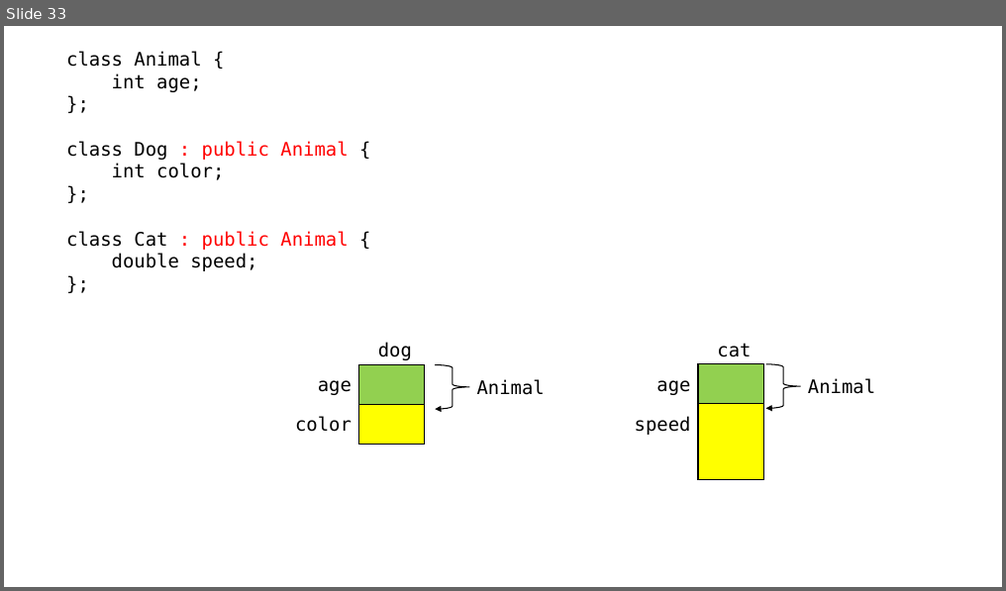
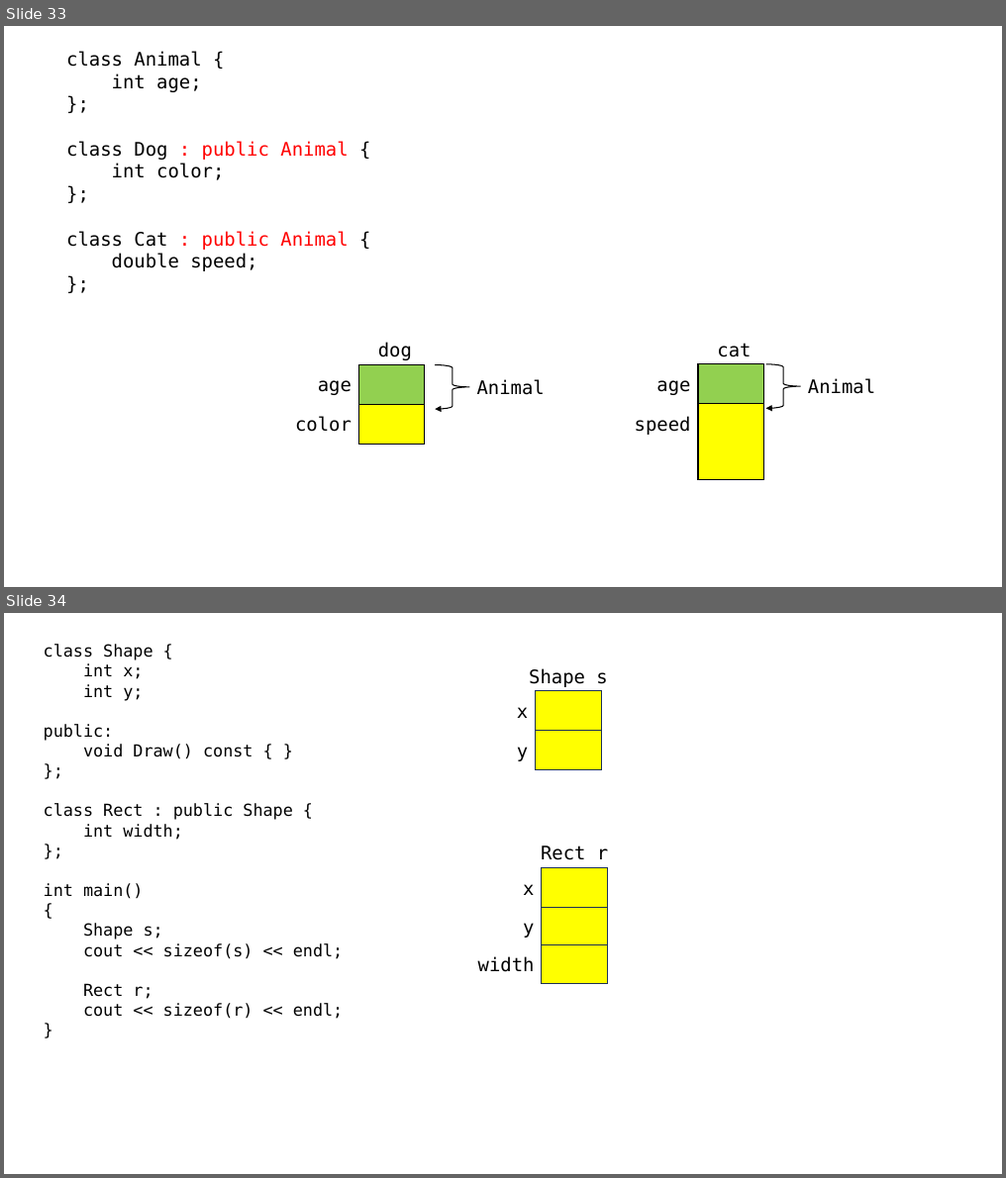
Before and after one commit to rlaxodnd98/SWIP77, a slide deck: cpp_230824.pptx. Shown one above the other, each under a label of ours: slide 33 before the commit, slides 33 and 34 after it. The pictures are 1006x591 and 1006x1178 pixels, drawn with LibreOffice and Linux fonts; fonts in the diff are those of the drawing. Boxes give left, top, right and bottom in pixels: in the first picture for what was removed or moved away, otherwise in the second. Text is boxed around its words. In the diff, an @@ line names an element or a change of style, - is before the commit and + after.

```diff
--- a/cpp_230824.pptx
+++ b/cpp_230824.pptx
@@ slide 34 added at (x1=4, y1=613, x2=1002, y2=1174), background #FFFFFF @@
@@ text added at (x1=44, y1=644, x2=343, y2=1019), 16 pt, text #000000 @@
+class Shape {
+int x;
+int y;
+public:
+void Draw() const { }
+};
+class Rect : public Shape {
+int width;
+};
+int main()
+{
+Shape s;
+cout << sizeof(s) << endl;
+Rect r;
+cout << sizeof(r) << endl;
+}
@@ text added at (x1=529, y1=668, x2=607, y2=687), 18 pt, text #000000 @@
+Shape s
@@ rectangle added at (x1=536, y1=691, x2=601, y2=731), fill #FFFF00, outline #1E3256 1 pt @@
@@ text added at (x1=517, y1=707, x2=528, y2=718), 18 pt, text #000000 @@
+x
@@ rectangle added at (x1=536, y1=731, x2=601, y2=770), fill #FFFF00, outline #1E3256 1 pt @@
@@ text added at (x1=517, y1=747, x2=528, y2=761), 18 pt, text #000000 @@
+y
@@ text added at (x1=541, y1=846, x2=608, y2=861), 18 pt, text #000000 @@
+Rect r
@@ rectangle added at (x1=542, y1=868, x2=607, y2=908), fill #FFFF00, outline #1E3256 1 pt @@
@@ text added at (x1=523, y1=884, x2=534, y2=895), 18 pt, text #000000 @@
+x
@@ rectangle added at (x1=542, y1=908, x2=607, y2=948), fill #FFFF00, outline #1E3256 1 pt @@
@@ text added at (x1=523, y1=923, x2=534, y2=938), 18 pt, text #000000 @@
+y
@@ text added at (x1=478, y1=957, x2=535, y2=972), 18 pt, text #000000 @@
+width
@@ rectangle added at (x1=542, y1=945, x2=607, y2=984), fill #FFFF00, outline #1E3256 1 pt @@
```
Also in this commit, not shown: 1 slide changed, 1 other slide added, 1 other file.
